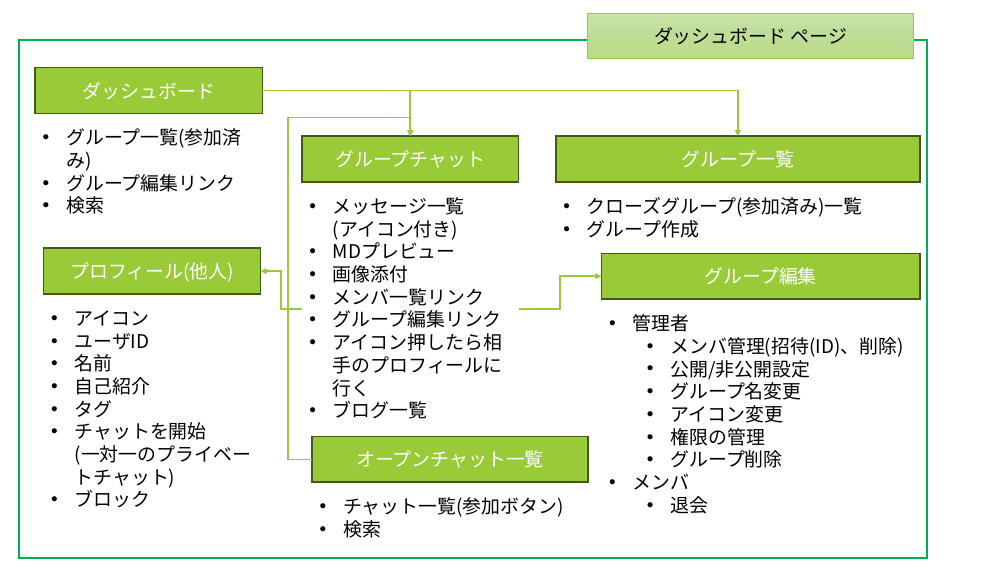
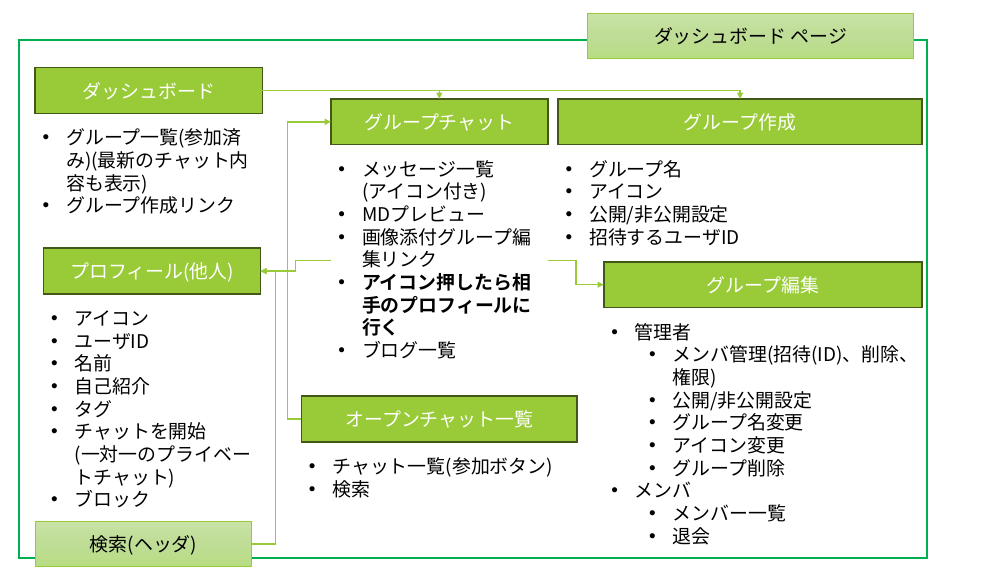
Before and after one commit to tomoakis0113-del/LiQt, a slide deck: slide 2 of docs/ページ遷移図.pptx. Drawn at 1008x567 pixels with LibreOffice and Linux fonts; fonts in the diff are those of the drawing. Boxes give left, top, right and bottom in pixels: in the first picture for what was removed or moved away, otherwise in the second. Text is boxed around its words. In the diff, an @@ line names an element or a change of style, - is before the commit and + after.

Commit message:
ページ遷移図.pptxを編集

```diff
--- a/docs/ページ遷移図.pptx
+++ b/docs/ページ遷移図.pptx
@@ elbow arrow moved from (262, 91) - (738, 136) to (262, 91) - (740, 99) @@
@@ elbow arrow moved from (262, 91) - (411, 136) to (262, 91) - (439, 99) @@
@@ rectangle "グループチャット": place and size @@
-rectangle "グループチャット" at (302,136,519,181)
+rectangle "グループチャット" at (331,99,548,144)
@@ rectangle "グループ作成": place and size @@
-rectangle "グループ作成" at (556,136,920,181)
+rectangle "グループ作成" at (558,99,923,144)
@@ text in rectangle at (684,113,796,131): text changed @@
-グループ一覧
+グループ作成
@@ text at (66,128,249,214): text changed @@
-• グループ一覧(参加済み)
-• グループ編集リンク
-• 検索
+• グループ一覧(参加済み)(最新のチャット内容も表示)
+• グループ作成リンク
@@ elbow arrow moved from (312, 460) - (411, 136) to (302, 419) - (331, 122) @@
@@ text "メッセージ一覧 (アイコン付き)": place and size @@
-text "メッセージ一覧 (アイコン付き)" at (333,197,503,419)
+text "メッセージ一覧 (アイコン付き)" at (362,160,532,359)
@@ text at (589,160,739,246): text changed @@
-• クローズグループ(参加済み)一覧
-• グループ作成
+• グループ名
+• アイコン
+• 公開/非公開設定
+• 招待するユーザID
@@ text at (362,228,531,268): text changed @@
-• 画像添付
-• メンバ一覧リンク
-• グループ編集リンク
+• 画像添付グループ編集リンク
@@ elbow arrow moved from (302, 309) - (260, 271) to (331, 260) - (260, 271) @@
@@ elbow arrow moved from (519, 309) - (602, 276) to (548, 260) - (604, 285) @@
@@ rectangle "グループ編集": place and size @@
-rectangle "グループ編集" at (602,253,920,299)
+rectangle "グループ編集" at (604,262,923,307)
@@ elbow arrow added from (252, 544) to (260, 271), #99CB38 1.5 pt @@
@@ text at (362,273,532,336): bold on in "アイコン押したら相手のプロフィールに行く" @@
@@ text "管理者": place and size @@
-text "管理者" at (633,314,903,514)
+text "管理者" at (635,323,919,545)
@@ text at (673,345,919,388): text changed @@
-  • メンバ管理(招待(ID)、削除)
+  • メンバ管理(招待(ID)、削除、権限)
@@ rectangle "オープンチャット一覧": place and size @@
-rectangle "オープンチャット一覧" at (312,437,588,482)
+rectangle "オープンチャット一覧" at (302,396,578,442)
@@ text at (670,428,764,446): paragraph removed @@
-  • 権限の管理
@@ text "チャット一覧(参加ボタン)": place and size @@
-text "チャット一覧(参加ボタン)" at (343,497,564,538)
+text "チャット一覧(参加ボタン)" at (332,457,553,498)
@@ text at (673,504,786,522): paragraph added @@
+  • メンバー一覧
@@ rectangle added at (36,521,253,566), fill gradient #C8E3A5 to #BFDE97 to #B7DD84, outline #99CB38 1 pt, 18 pt, text #000000 @@
+検索(ヘッダ)
```
Also in this commit, not shown: 2 other slides changed.
